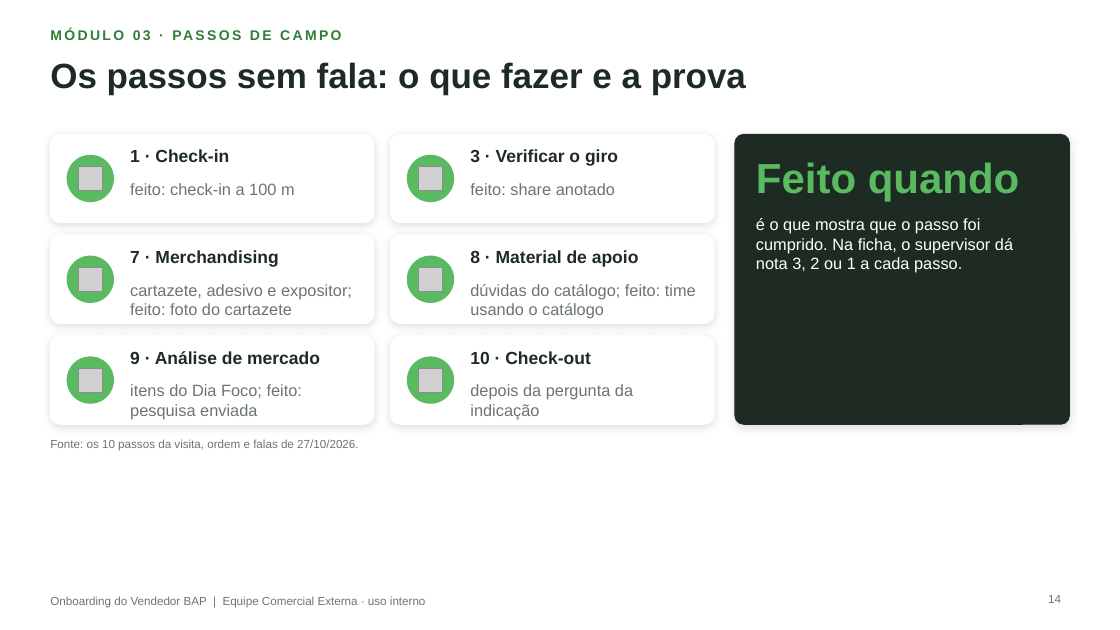
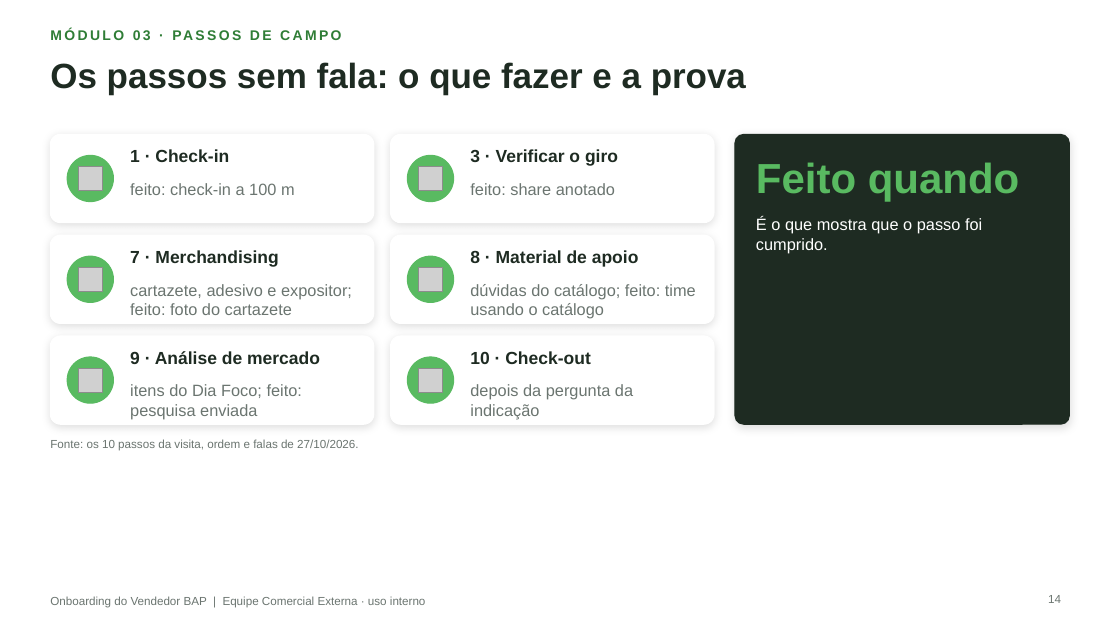
Before and after one commit to aloirr/bapajudacatalogo, a slide deck: slide 14 of catalogo_grafico/entregas/Treinamento_Onboarding_Vendedor_BAP_Vendedores.pptx. Drawn at 1120x630 pixels with LibreOffice and Linux fonts; fonts in the diff are those of the drawing; grey boxes stand for pictures; background and template pictures are left out. Boxes give left, top, right and bottom in pixels: in the first picture for what was removed or moved away, otherwise in the second. Text is boxed around its words. In the diff, an @@ line names an element or a change of style, - is before the commit and + after.

```diff
--- a/catalogo_grafico/entregas/Treinamento_Onboarding_Vendedor_BAP_Vendedores.pptx
+++ b/catalogo_grafico/entregas/Treinamento_Onboarding_Vendedor_BAP_Vendedores.pptx
@@ text at bbox=[756, 217, 982, 253]: text changed @@
-é o que mostra que o passo foi cumprido. Na ficha, o supervisor dá nota 3, 2 ou 1 a cada passo.
+É o que mostra que o passo foi cumprido.
```
Also in this commit, not shown: 3 other slides changed, 2 other files.
